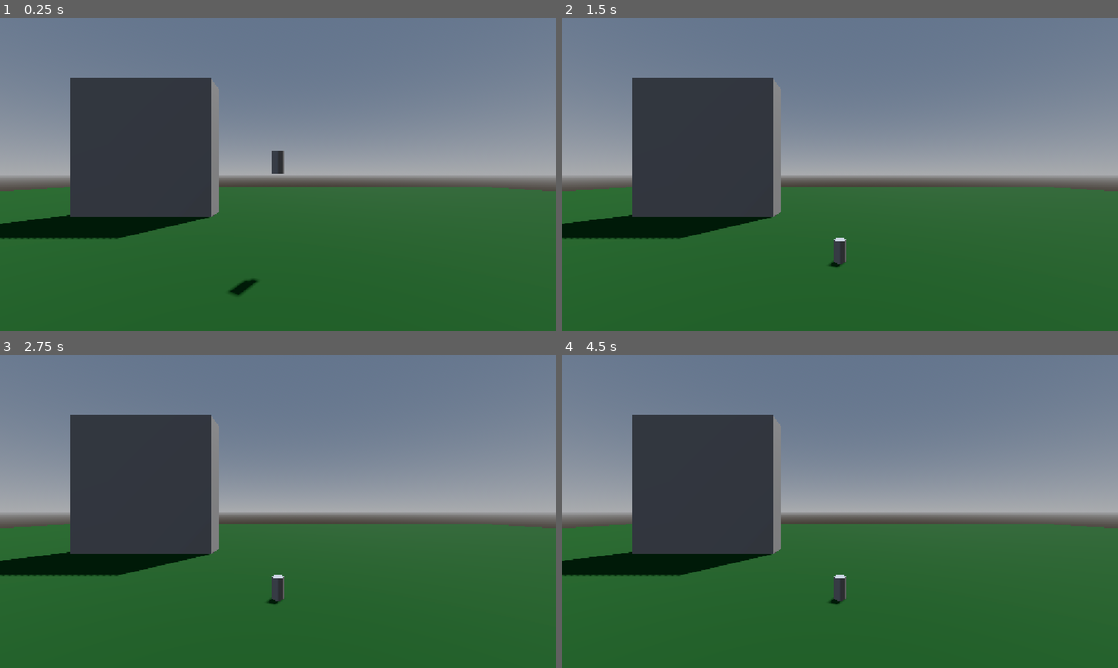
Above: before the commit, frames 1-4 (two rows, left to right).
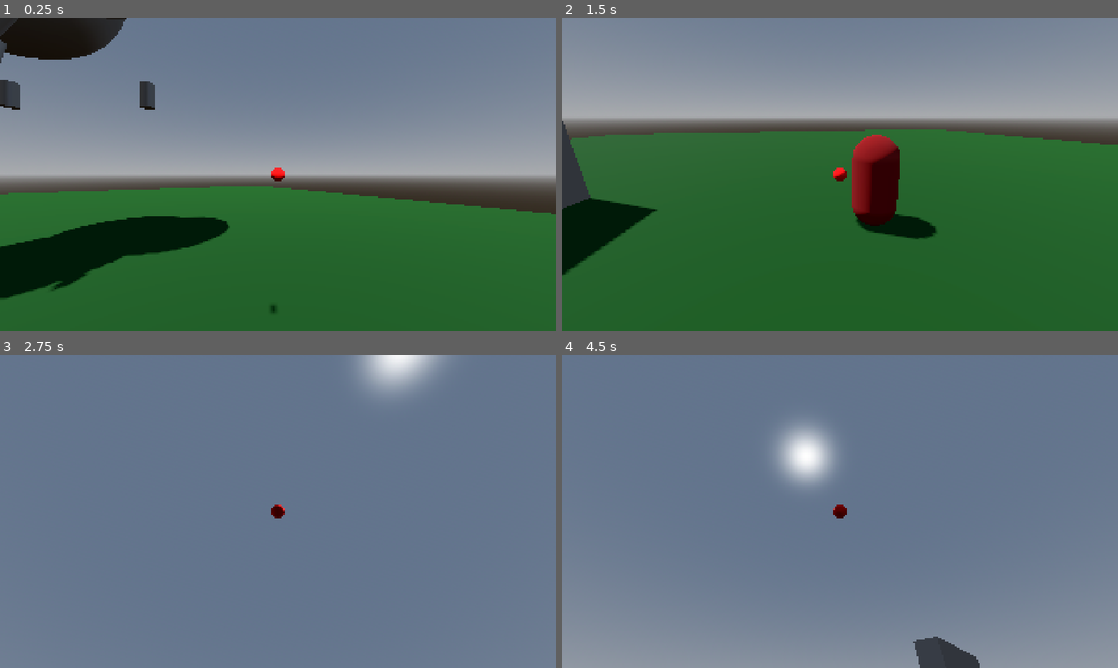
Above: after the commit, the same moments.

Repository: mugrilo18/Need-more
Game: Godot game, scene res://Scenes/Components/World/world.tscn
Two runs of this game, one before a commit and one after it. Both use one fixed random seed, a clock stepped at 60 frames per second and the inputs below. Before the commit the project starts from res://Scenes/world.tscn.
Inputs (mouse positions are in pixels of both pictures, inside the frame that each line leads up to):
- Up to frame 1 (0.25 s): no input
- Up to frame 2 (1.5 s): tap Enter at 0.5 s; move the mouse to (962, 158) at 0.52 s; hold D (move_right, bound only after the commit) 0.53-1.28 s; tap E (interact, bound only after the commit) at 0.6 s; tap Space (jump, bound only after the commit) at 0.77, 1.07 s; tap Q (throw, bound only after the commit) at 0.8, 1.35 s; move the mouse to (728, 190) at 1.27 s; hold S (move_down, bound only after the commit) from 1.28 s (still down)
- Up to frame 3 (2.75 s): tap Space (jump, bound only after the commit) at 1.52, 1.55, 1.82, 2.1 s; move the mouse to (333, 442) at 2.02 s; release S (move_down, bound only after the commit) at 2.03 s; hold D (move_right, bound only after the commit) from 2.03 s (still down); tap E (interact, bound only after the commit) at 2.3 s
- Up to frame 4 (4.5 s): tap Space (jump, bound only after the commit) at 2.75, 3.02, 3.32, 3.77, 3.8, 4.07 s; move the mouse to (812, 574) at 2.77 s; release D (move_right, bound only after the commit) at 2.78 s; hold W (move_up, bound only after the commit) 2.78-3.53 s; tap E (interact, bound only after the commit) at 2.85, 4.35 s; tap Q (throw, bound only after the commit) at 3.05, 3.6 s; move the mouse to (1006, 558) at 3.52 s; hold A (move_left, bound only after the commit) from 3.53 s (still down); move the mouse to (673, 464) at 4.27 s

The runs differ from the first frame. In frame 1, 22% of the frame differs, in the area x 0-100%, y 0-95%; in frame 2, 43%; in frame 3, 74%, in the area x 0-100%, y 0-100%; in frame 4, 72%.

Commit message:
Project organization, creation player movement, creation pick and throw object system

Diff:
--- a/Scenes/Components/Characters/enemy.tscn
+++ b/Scenes/Components/Characters/enemy.tscn
@@ -8,6 +8,8 @@
 [sub_resource type="CapsuleShape3D" id="CapsuleShape3D_yf5fn"]
 
 [node name="Enemy" type="CharacterBody3D" unique_id=949111316]
+collision_layer = 2
+collision_mask = 13
 
 [node name="MeshInstance3D" type="MeshInstance3D" parent="." unique_id=1655845100]
 transform = Transform3D(1, 0, 0, 0, 1, 0, 0, 0, 1, 0, 1, 0)
--- a/Scenes/Components/Characters/player.tscn
+++ b/Scenes/Components/Characters/player.tscn
@@ -1,11 +1,26 @@
 [gd_scene format=3 uid="uid://qy7w8o6n18s3"]
 
+[ext_resource type="Script" uid="uid://cepigjjghkpwc" path="res://Scripts/Components/Characters/player.gd" id="1_tserw"]
+
 [sub_resource type="CapsuleMesh" id="CapsuleMesh_g4v7s"]
+radius = 0.25
 
 [sub_resource type="CapsuleShape3D" id="CapsuleShape3D_yf5fn"]
+radius = 0.25
+height = 1.8
 
-[node name="Player" type="CharacterBody3D" unique_id=2133001960]
+[sub_resource type="SphereShape3D" id="SphereShape3D_tserw"]
+radius = 0.1
+
+[sub_resource type="StandardMaterial3D" id="StandardMaterial3D_iwdvq"]
+albedo_color = Color(1, 0, 0, 1)
+
+[node name="Player" type="CharacterBody3D" unique_id=2133001960 node_paths=PackedStringArray("head", "grabbed_anchor", "object_grabbed_shape_cast")]
 collision_mask = 14
+script = ExtResource("1_tserw")
+head = NodePath("Head")
+grabbed_anchor = NodePath("Head/SpringArm3D/GrabbedAnchor")
+object_grabbed_shape_cast = NodePath("Head/ObjectGrabbedShapeCast")
 
 [node name="MeshInstance3D" type="MeshInstance3D" parent="." unique_id=1353388965]
 transform = Transform3D(1, 0, 0, 0, 1, 0, 0, 0, 1, 0, 1, 0)
@@ -15,5 +30,24 @@
 transform = Transform3D(1, 0, 0, 0, 1, 0, 0, 0, 1, 0, 1, 0)
 shape = SubResource("CapsuleShape3D_yf5fn")
 
-[node name="Camera3D" type="Camera3D" parent="." unique_id=1842459313]
-transform = Transform3D(1, 0, 0, 0, 1, 0, 0, 0, 1, 0, 1.5674162, -0.37052053)
+[node name="Head" type="Node3D" parent="." unique_id=1478735224]
+transform = Transform3D(1, 0, 0, 0, 1, 0, 0, 0, 1, 0, 1.6, 0)
+
+[node name="Camera3D" type="Camera3D" parent="Head" unique_id=1842459313]
+
+[node name="ObjectGrabbedShapeCast" type="ShapeCast3D" parent="Head" unique_id=1123115863]
+shape = SubResource("SphereShape3D_tserw")
+target_position = Vector3(0, 0, -2.5)
+collision_mask = 30
+
+[node name="SpringArm3D" type="SpringArm3D" parent="Head" unique_id=1267981391]
+transform = Transform3D(-1, 0, -8.742278e-08, 0, 1, 0, 8.742278e-08, 0, -1, 0, 0, 0)
+collision_mask = 14
+spring_length = 1.5
+
+[node name="CSGSphere3D" type="CSGSphere3D" parent="Head/SpringArm3D" unique_id=155523811]
+material_override = SubResource("StandardMaterial3D_iwdvq")
+radius = 0.05
+
+[node name="GrabbedAnchor" type="Marker3D" parent="Head/SpringArm3D" unique_id=1799891579]
+transform = Transform3D(1, 0, 0, 0, 1, 0, 0, 0, 1, 0, 0, 1.5)
--- a/Scenes/Components/Machines/oil_machine.tscn
+++ b/Scenes/Components/Machines/oil_machine.tscn
@@ -4,7 +4,9 @@
 
 [sub_resource type="BoxShape3D" id="BoxShape3D_d0u6y"]
 
-[node name="OilMachine" type="Node3D" unique_id=1870009809]
+[node name="OilMachine" type="StaticBody3D" unique_id=1663536219]
+collision_layer = 8
+collision_mask = 31
 
 [node name="MeshInstance3D" type="MeshInstance3D" parent="." unique_id=1266464315]
 transform = Transform3D(5, 0, 0, 0, 5, 0, 0, 0, 1, 0, 2.5, 0)
--- a/Scenes/Components/Pickable/stick.tscn
+++ b/Scenes/Components/Pickable/stick.tscn
@@ -1,12 +1,15 @@
 [gd_scene format=3 uid="uid://jkiqoin16gux"]
+
+[ext_resource type="Script" uid="uid://v76op4cnqtt" path="res://Scripts/Components/Pickable/pickable.gd" id="1_lturu"]
 
 [sub_resource type="CylinderMesh" id="CylinderMesh_g4v7s"]
 
 [sub_resource type="CylinderShape3D" id="CylinderShape3D_20fpx"]
 
 [node name="Stick" type="RigidBody3D" unique_id=1368799901]
-collision_layer = 4
+collision_layer = 16
 collision_mask = 28
+script = ExtResource("1_lturu")
 
 [node name="MeshInstance3D" type="MeshInstance3D" parent="." unique_id=1476594032]
 transform = Transform3D(0.2, 0, 0, 0, 0.2, 0, 0, 0, 0.2, 0, 0, 0)
--- /dev/null
+++ b/Scenes/Components/World/tree.tscn
@@ -0,0 +1,57 @@
+[gd_scene format=3 uid="uid://cvrx03wyxfhq7"]
+
+[ext_resource type="PackedScene" uid="uid://jkiqoin16gux" path="res://Scenes/Components/Pickable/stick.tscn" id="1_3obdt"]
+
+[sub_resource type="CylinderMesh" id="CylinderMesh_g4v7s"]
+
+[sub_resource type="SphereMesh" id="SphereMesh_es517"]
+
+[sub_resource type="CylinderShape3D" id="CylinderShape3D_g4v7s"]
+
+[node name="Tree" type="RigidBody3D" unique_id=2124183470]
+collision_layer = 4
+collision_mask = 14
+
+[node name="MeshInstance3D" type="MeshInstance3D" parent="." unique_id=113711741]
+transform = Transform3D(0.5, 0, 0, 0, 2, 0, 0, 0, 0.5, 0, 2, 0)
+mesh = SubResource("CylinderMesh_g4v7s")
+
+[node name="MeshInstance3D2" type="MeshInstance3D" parent="." unique_id=1343293818]
+transform = Transform3D(0.3, 0, 0, 0, 0.90065193, -0.13036238, 0, 0.43454126, 0.2701956, 0, 3.430707, 0.53786397)
+mesh = SubResource("CylinderMesh_g4v7s")
+
+[node name="MeshInstance3D3" type="MeshInstance3D" parent="." unique_id=649598860]
+transform = Transform3D(0.13814768, -0.5622009, 0.20607999, 0, 0.77386665, 0.1900047, -0.26629916, -0.29165232, 0.10690788, -0.552529, 3.7799683, -0.30641317)
+mesh = SubResource("CylinderMesh_g4v7s")
+
+[node name="MeshInstance3D4" type="MeshInstance3D" parent="." unique_id=2085402918]
+transform = Transform3D(0.22330073, 0.42295408, -0.15503779, 8.085289e-09, 0.77386665, 0.1900047, 0.20034175, -0.47142425, 0.17280492, 0.3962847, 3.6102595, -0.45018816)
+mesh = SubResource("CylinderMesh_g4v7s")
+
+[node name="MeshInstance3D5" type="MeshInstance3D" parent="." unique_id=1476766816]
+transform = Transform3D(3, 0, 0, 0, 3, 0, 0, 0, 3, 1.1556582, 5.081302, -0.9862313)
+mesh = SubResource("SphereMesh_es517")
+
+[node name="MeshInstance3D7" type="MeshInstance3D" parent="." unique_id=451059697]
+transform = Transform3D(3, 0, 0, 0, 3, 0, 0, 0, 3, -0.06808114, 4.886242, 0.5887592)
+mesh = SubResource("SphereMesh_es517")
+
+[node name="MeshInstance3D6" type="MeshInstance3D" parent="." unique_id=145077997]
+transform = Transform3D(3, 0, 0, 0, 3, 0, 0, 0, 3, -0.9285073, 5.3189874, -0.4683261)
+mesh = SubResource("SphereMesh_es517")
+
+[node name="CollisionShape3D" type="CollisionShape3D" parent="." unique_id=2109754694]
+transform = Transform3D(0.5, 0, 0, 0, 1.5, 0, 0, 0, 0.5, 0, 1.5, 0)
+shape = SubResource("CylinderShape3D_g4v7s")
+
+[node name="Stick" parent="." unique_id=1368799901 instance=ExtResource("1_3obdt")]
+transform = Transform3D(1, 0, 0, 0, 1, 0, 0, 0, 1, 1.9721787, 3.0853202, 0)
+
+[node name="Stick2" parent="." unique_id=2081234734 instance=ExtResource("1_3obdt")]
+transform = Transform3D(1, 0, 0, 0, 1, 0, 0, 0, 1, -1.8456247, 3.0853202, 0)
+
+[node name="Stick3" parent="." unique_id=763321973 instance=ExtResource("1_3obdt")]
+transform = Transform3D(1, 0, 0, 0, 1, 0, 0, 0, 1, -0.16660345, 3.0853202, -1.3944612)
+
+[node name="Stick4" parent="." unique_id=572363665 instance=ExtResource("1_3obdt")]
+transform = Transform3D(1, 0, 0, 0, 1, 0, 0, 0, 1, 0.008851528, 3.0853202, 1.0896311)
--- /dev/null
+++ b/Scenes/Components/World/world.tscn
@@ -0,0 +1,46 @@
+[gd_scene format=3 uid="uid://clcenh8kb5q65"]
+
+[ext_resource type="PackedScene" uid="uid://ckbcikjesuvo8" path="res://Scenes/Components/World/ground.tscn" id="1_03crl"]
+[ext_resource type="PackedScene" uid="uid://qy7w8o6n18s3" path="res://Scenes/Components/Characters/player.tscn" id="2_r27ec"]
+[ext_resource type="PackedScene" uid="uid://dxdreydgia0ht" path="res://Scenes/Components/Machines/oil_machine.tscn" id="3_74cjv"]
+[ext_resource type="PackedScene" uid="uid://bmap8wt4kg41q" path="res://Scenes/Components/Characters/enemy.tscn" id="5_8ho37"]
+[ext_resource type="PackedScene" uid="uid://cvrx03wyxfhq7" path="res://Scenes/Components/World/tree.tscn" id="6_3lr6x"]
+
+[sub_resource type="ProceduralSkyMaterial" id="ProceduralSkyMaterial_8j60k"]
+sky_horizon_color = Color(0.66224277, 0.6717428, 0.6867428, 1)
+ground_horizon_color = Color(0.66224277, 0.6717428, 0.6867428, 1)
+
+[sub_resource type="Sky" id="Sky_fo5ed"]
+sky_material = SubResource("ProceduralSkyMaterial_8j60k")
+
+[sub_resource type="Environment" id="Environment_5ukr8"]
+background_mode = 2
+sky = SubResource("Sky_fo5ed")
+glow_enabled = true
+
+[node name="World" type="Node3D" unique_id=1527751486]
+
+[node name="Environment" type="Node" parent="." unique_id=498969669]
+
+[node name="WorldEnvironment" type="WorldEnvironment" parent="Environment" unique_id=420621895]
+environment = SubResource("Environment_5ukr8")
+
+[node name="DirectionalLight3D" type="DirectionalLight3D" parent="Environment" unique_id=1221251803]
+transform = Transform3D(-0.8660254, -0.43301278, 0.25, 0, 0.49999997, 0.86602545, -0.50000006, 0.75, -0.43301266, 0, 0, 0)
+shadow_enabled = true
+
+[node name="Ground" parent="Environment" unique_id=740330614 instance=ExtResource("1_03crl")]
+
+[node name="Player" parent="." unique_id=2133001960 instance=ExtResource("2_r27ec")]
+transform = Transform3D(-0.83526236, 0, 0.54985166, 0, 1, 0, -0.54985166, 0, -0.83526236, -11.964037, 0, 0)
+
+[node name="OilMachine" parent="." unique_id=1870009809 instance=ExtResource("3_74cjv")]
+transform = Transform3D(1, 0, 0, 0, 1, 0, 0, 0, 1, -4.88685, 0, -8.112182)
+
+[node name="Enemy" parent="." unique_id=949111316 instance=ExtResource("5_8ho37")]
+transform = Transform3D(1, 0, 0, 0, 1, 0, 0, 0, 1, -5.6312323, 0, 0)
+
+[node name="Trees" type="Node3D" parent="." unique_id=1795946227]
+
+[node name="Tree" parent="Trees" unique_id=2100899579 instance=ExtResource("6_3lr6x")]
+transform = Transform3D(1, 0, 0, 0, 1, 0, 0, 0, 1, -10.166935, 0, 4.0562077)
--- a/Scenes/world.tscn
+++ /dev/null
@@ -1,43 +0,0 @@
-[gd_scene format=3 uid="uid://clcenh8kb5q65"]
-
-[ext_resource type="PackedScene" uid="uid://ckbcikjesuvo8" path="res://Scenes/Components/Objects/ground.tscn" id="1_a02cp"]
-[ext_resource type="PackedScene" uid="uid://qy7w8o6n18s3" path="res://Scenes/Components/Characters/player.tscn" id="2_go701"]
-[ext_resource type="PackedScene" uid="uid://dxdreydgia0ht" path="res://Scenes/Components/Machines/oil_machine.tscn" id="3_5a7ea"]
-[ext_resource type="PackedScene" uid="uid://jkiqoin16gux" path="res://Scenes/Components/Pickable/stick.tscn" id="4_8j60k"]
-[ext_resource type="PackedScene" uid="uid://bmap8wt4kg41q" path="res://Scenes/Components/Characters/enemy.tscn" id="5_fo5ed"]
-
-[sub_resource type="ProceduralSkyMaterial" id="ProceduralSkyMaterial_8j60k"]
-sky_horizon_color = Color(0.66224277, 0.6717428, 0.6867428, 1)
-ground_horizon_color = Color(0.66224277, 0.6717428, 0.6867428, 1)
-
-[sub_resource type="Sky" id="Sky_fo5ed"]
-sky_material = SubResource("ProceduralSkyMaterial_8j60k")
-
-[sub_resource type="Environment" id="Environment_5ukr8"]
-background_mode = 2
-sky = SubResource("Sky_fo5ed")
-glow_enabled = true
-
-[node name="World" type="Node3D" unique_id=1527751486]
-
-[node name="Environment" type="Node" parent="." unique_id=498969669]
-
-[node name="WorldEnvironment" type="WorldEnvironment" parent="Environment" unique_id=420621895]
-environment = SubResource("Environment_5ukr8")
-
-[node name="DirectionalLight3D" type="DirectionalLight3D" parent="Environment" unique_id=1221251803]
-transform = Transform3D(-0.8660254, -0.43301278, 0.25, 0, 0.49999997, 0.86602545, -0.50000006, 0.75, -0.43301266, 0, 0, 0)
-shadow_enabled = true
-
-[node name="Ground" parent="Environment" unique_id=740330614 instance=ExtResource("1_a02cp")]
-
-[node name="Player" parent="." unique_id=2133001960 instance=ExtResource("2_go701")]
-
-[node name="OilMachine" parent="." unique_id=1870009809 instance=ExtResource("3_5a7ea")]
-transform = Transform3D(1, 0, 0, 0, 1, 0, 0, 0, 1, -4.88685, 0, -8.112182)
-
-[node name="Stick" parent="." unique_id=1368799901 instance=ExtResource("4_8j60k")]
-transform = Transform3D(1, 0, 0, 0, 1, 0, 0, 0, 1, 0, 2.0565987, -3.9336114)
-
-[node name="Enemy" parent="." unique_id=949111316 instance=ExtResource("5_fo5ed")]
-transform = Transform3D(1, 0, 0, 0, 1, 0, 0, 0, 1, -5.6312323, 0, 0)
--- /dev/null
+++ b/Scripts/Components/Characters/player.gd
@@ -0,0 +1,86 @@
+extends CharacterBody3D
+
+const SPEED = 5.0
+const JUMP_VELOCITY = 4.5
+
+@export var head: Node3D
+@export var grabbed_anchor: Marker3D
+@export var object_grabbed_shape_cast: ShapeCast3D
+
+var grabbed_object: Pickable = null
+var mouse_sens: float = 0.005
+
+func _ready() -> void:
+	Input.set_mouse_mode(Input.MOUSE_MODE_CAPTURED)
+
+func _physics_process(delta: float) -> void:
+	_player_movement(delta)
+	_move_grab_object(delta)
+
+func _input(event: InputEvent) -> void:
+	_camera_movement(event)
+	_grab_object(event)
+
+func _player_movement(delta):
+	if not is_on_floor():
+		velocity += get_gravity() * delta
+
+	if Input.is_action_just_pressed("jump") and is_on_floor():
+		velocity.y = JUMP_VELOCITY
+
+	var input_dir := Input.get_vector("move_left", "move_right", "move_up", "move_down")
+	var direction := (transform.basis * Vector3(input_dir.x, 0, input_dir.y)).normalized()
+	if direction:
+		velocity.x = direction.x * SPEED
+		velocity.z = direction.z * SPEED
+	else:
+		velocity.x = move_toward(velocity.x, 0, SPEED)
+		velocity.z = move_toward(velocity.z, 0, SPEED)
+
+	move_and_slide()
+
+func _camera_movement(event):
+	if event is InputEventMouseMotion:
+		var y_rot: float = -event.relative.x * mouse_sens
+		rotate_y(y_rot)
+
+		var x_tilt: float = -event.relative.y * mouse_sens
+		head.rotate_x(x_tilt)
+
+
+func _try_grabbibng(collided: Pickable):
+	grabbed_object = collided
+
+func _throw_object():
+	grabbed_object.apply_impulse((-head.global_basis.z * 5.0) + Vector3(0.0, 2.0, 0.0))
+	grabbed_object = null
+
+func _grab_object(event):
+	if event is InputEventKey:
+		if Input.is_action_just_pressed("interact"):
+			if grabbed_object:
+				grabbed_object = null
+			elif object_grabbed_shape_cast.is_colliding():
+				var collided = object_grabbed_shape_cast.get_collision_result()[0]["collider"]
+				if collided is Pickable:
+					if !grabbed_object:
+						_try_grabbibng(collided)
+		elif Input.is_action_just_pressed("throw"):
+			if grabbed_object:
+				_throw_object()
+
+func _move_grab_object(delta):
+	if !grabbed_object:
+		return
+
+	var target_pos: Vector3 = grabbed_anchor.global_position
+	var current_pos: Vector3 = grabbed_object.global_position
+
+	var direction = target_pos - current_pos
+
+	var required_velocity = direction / delta
+
+	var velocity_correction = required_velocity - grabbed_object.linear_velocity
+	grabbed_object.linear_velocity = required_velocity
+
+	grabbed_object.angular_velocity *= 0.5
--- /dev/null
+++ b/Scripts/Components/Pickable/pickable.gd
@@ -0,0 +1,2 @@
+extends RigidBody3D
+class_name Pickable
--- a/project.godot
+++ b/project.godot
@@ -17,8 +17,15 @@
 
 [display]
 
+window/size/viewport_width=1920
+window/size/viewport_height=1080
+window/size/mode=3
 window/stretch/mode="canvas_items"
 window/stretch/aspect="expand"
+
+[editor]
+
+movie_writer/disable_vsync=true
 
 [file_customization]
 
@@ -26,6 +33,44 @@
 "res://Assets/": "yellow",
 "res://Scenes/": "green",
 "res://Scripts/": "red"
+}
+
+[input]
+
+move_right={
+"deadzone": 0.2,
+"events": [Object(InputEventKey,"resource_local_to_scene":false,"resource_name":"","device":-1,"window_id":0,"alt_pressed":false,"shift_pressed":false,"ctrl_pressed":false,"meta_pressed":false,"pressed":false,"keycode":0,"physical_keycode":68,"key_label":0,"unicode":100,"location":0,"echo":false,"script":null)
+]
+}
+move_left={
+"deadzone": 0.2,
+"events": [Object(InputEventKey,"resource_local_to_scene":false,"resource_name":"","device":-1,"window_id":0,"alt_pressed":false,"shift_pressed":false,"ctrl_pressed":false,"meta_pressed":false,"pressed":false,"keycode":0,"physical_keycode":65,"key_label":0,"unicode":97,"location":0,"echo":false,"script":null)
+]
+}
+move_up={
+"deadzone": 0.2,
+"events": [Object(InputEventKey,"resource_local_to_scene":false,"resource_name":"","device":-1,"window_id":0,"alt_pressed":false,"shift_pressed":false,"ctrl_pressed":false,"meta_pressed":false,"pressed":false,"keycode":0,"physical_keycode":87,"key_label":0,"unicode":119,"location":0,"echo":false,"script":null)
+]
+}
+move_down={
+"deadzone": 0.2,
+"events": [Object(InputEventKey,"resource_local_to_scene":false,"resource_name":"","device":-1,"window_id":0,"alt_pressed":false,"shift_pressed":false,"ctrl_pressed":false,"meta_pressed":false,"pressed":false,"keycode":0,"physical_keycode":83,"key_label":0,"unicode":115,"location":0,"echo":false,"script":null)
+]
+}
+interact={
+"deadzone": 0.2,
+"events": [Object(InputEventKey,"resource_local_to_scene":false,"resource_name":"","device":-1,"window_id":0,"alt_pressed":false,"shift_pressed":false,"ctrl_pressed":false,"meta_pressed":false,"pressed":false,"keycode":0,"physical_keycode":69,"key_label":0,"unicode":101,"location":0,"echo":false,"script":null)
+]
+}
+jump={
+"deadzone": 0.2,
+"events": [Object(InputEventKey,"resource_local_to_scene":false,"resource_name":"","device":-1,"window_id":0,"alt_pressed":false,"shift_pressed":false,"ctrl_pressed":false,"meta_pressed":false,"pressed":false,"keycode":0,"physical_keycode":32,"key_label":0,"unicode":32,"location":0,"echo":false,"script":null)
+]
+}
+throw={
+"deadzone": 0.2,
+"events": [Object(InputEventKey,"resource_local_to_scene":false,"resource_name":"","device":-1,"window_id":0,"alt_pressed":false,"shift_pressed":false,"ctrl_pressed":false,"meta_pressed":false,"pressed":false,"keycode":0,"physical_keycode":81,"key_label":0,"unicode":113,"location":0,"echo":false,"script":null)
+]
 }
 
 [layer_names]
@@ -38,7 +83,9 @@
 
 [physics]
 
+common/physics_jitter_fix=0.0
 3d/physics_engine="Jolt Physics"
+common/physics_interpolation=true
 
 [rendering]
 
Renamed: Scenes/Components/Objects/ground.tscn -> Scenes/Components/World/ground.tscn
Not shown, added: Scripts/Components/Characters/player.gd.uid
Not shown, added: Scripts/Components/Pickable/pickable.gd.uid
